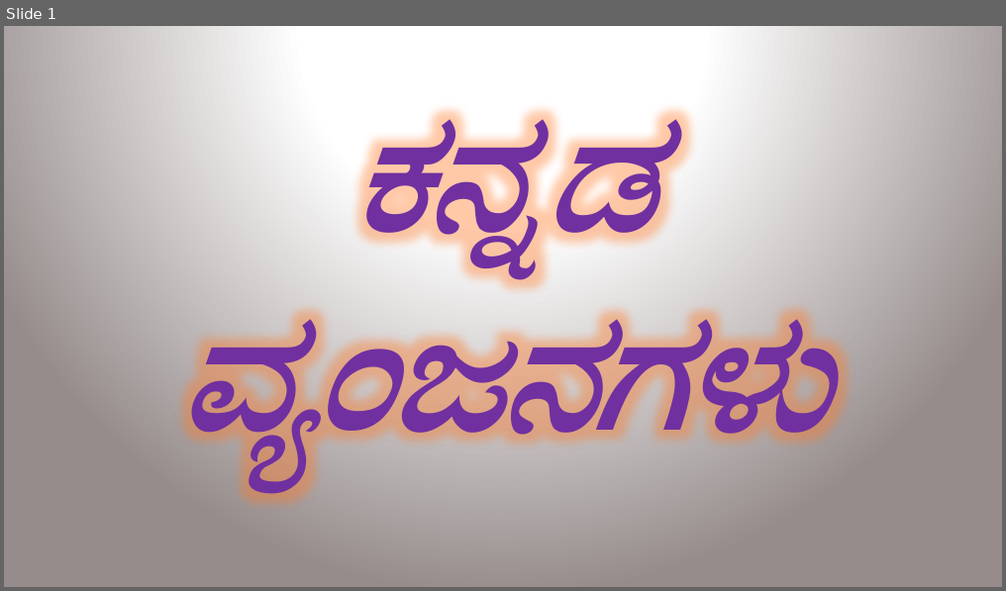
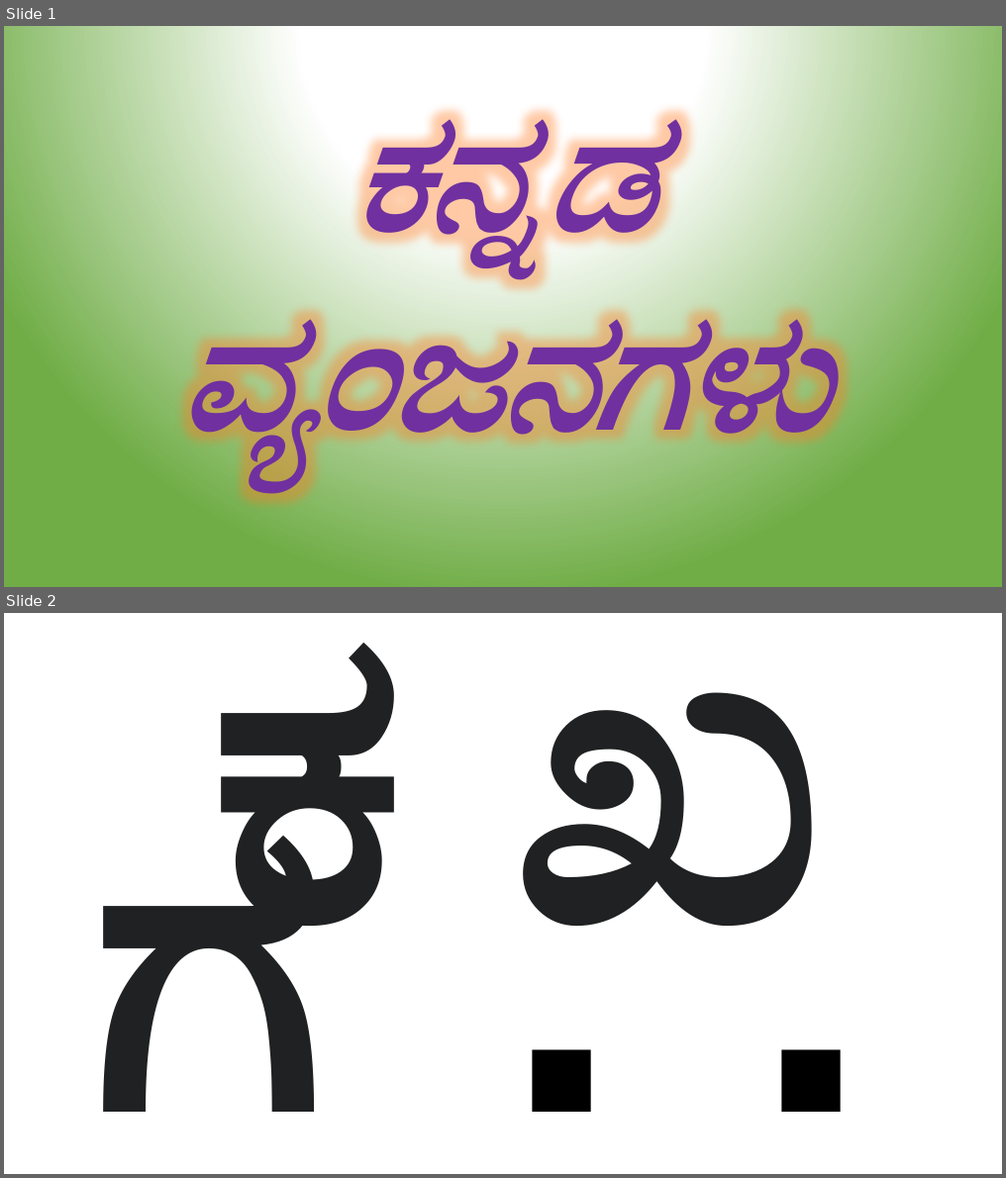
Before and after one commit to Zingade/xing-learn, a slide deck: frontend/src/assets/images/kan-alphabet/MyKannadaTemplate.pptx. Shown one above the other, each under a label of ours: slide 1 before the commit, slides 1 and 2 after it. The pictures are 1006x591 and 1006x1178 pixels, drawn with LibreOffice and Linux fonts; fonts in the diff are those of the drawing. Boxes give left, top, right and bottom in pixels: in the first picture for what was removed or moved away, otherwise in the second. Text is boxed around its words. In the diff, an @@ line names an element or a change of style, - is before the commit and + after.

```diff
--- a/frontend/src/assets/images/kan-alphabet/MyKannadaTemplate.pptx
+++ b/frontend/src/assets/images/kan-alphabet/MyKannadaTemplate.pptx
@@ slide 2 added at bbox=[4, 613, 1002, 1174], background #FFFFFF @@
@@ text added at bbox=[97, 643, 819, 1112], 400 pt, text #202122, bold @@
+ಕ ಖ ಗ ..
@@ slide 1 changed as well @@
@@ background gradient #FFFFFF to #968C8C to gradient #FFFFFF to #70AD47 @@
@@ text "ಕನ್ನಡ" at bbox=[181, 92, 826, 475]: letter outline #000000 0.75 pt to #FFFFFF 0.75 pt @@
```
Also in this commit, not shown: 3 other slides added, 12 other files.
